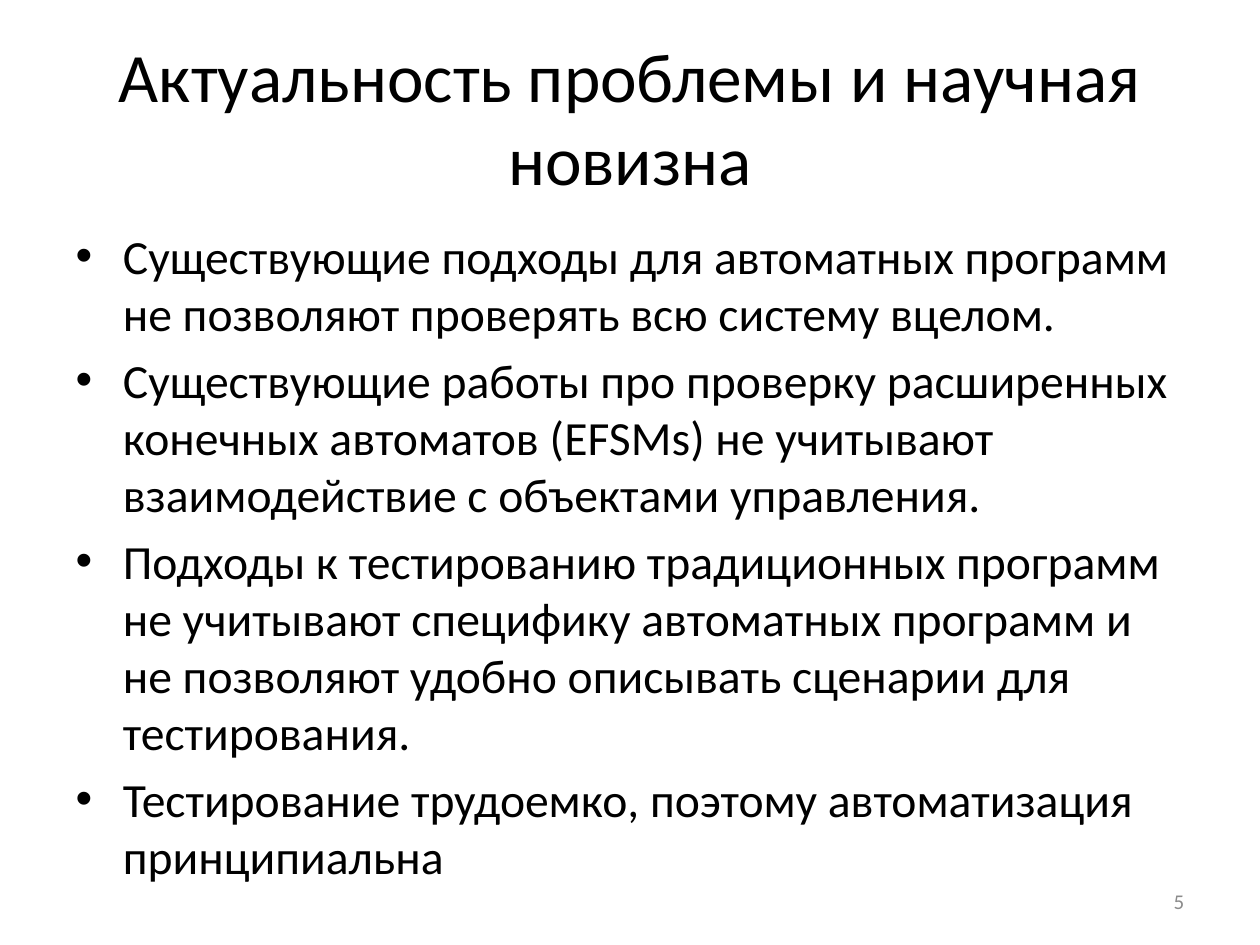
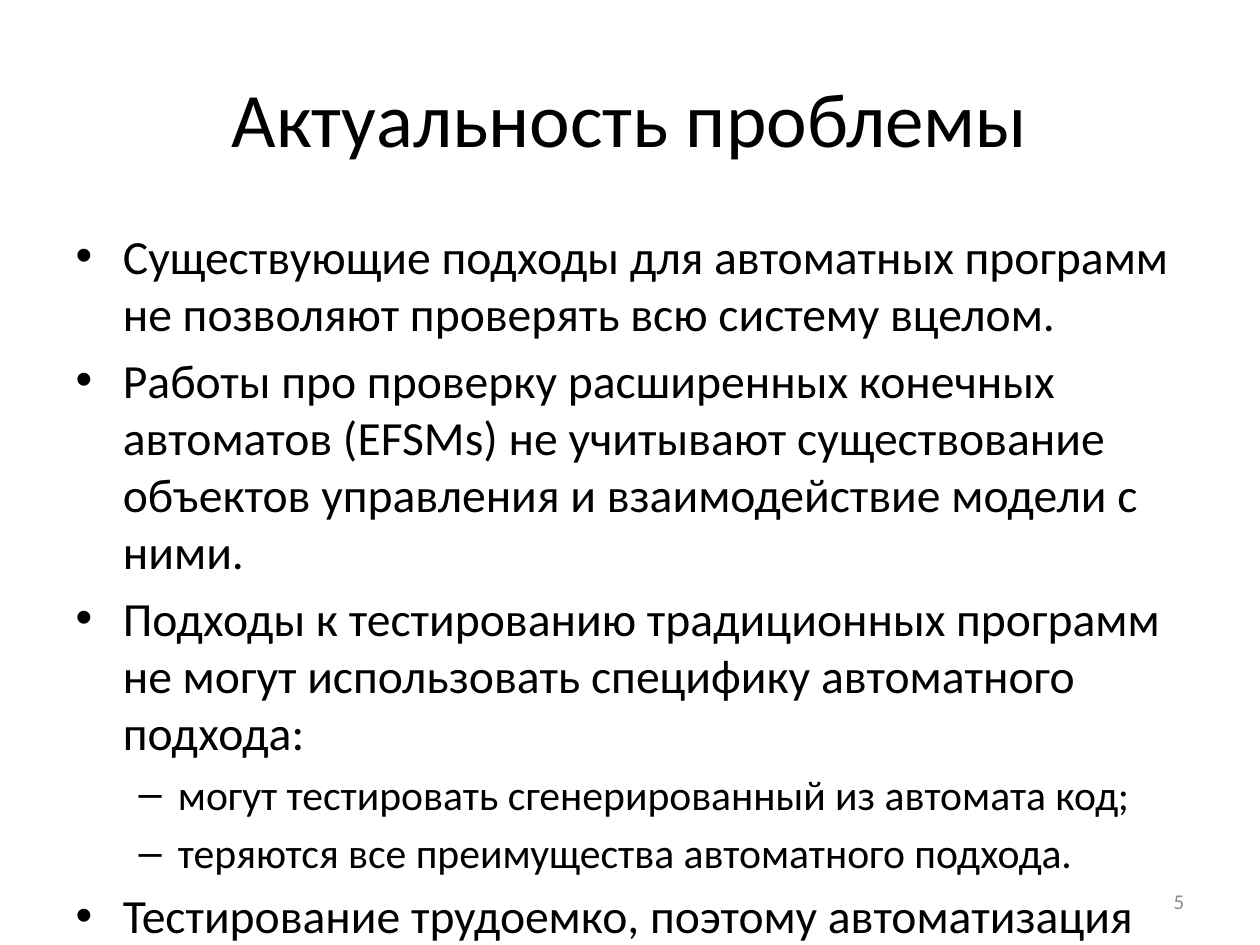
Before and after one commit to nohoper/masters, a slide deck: slide 5 of kmu.pptx. Drawn at 1260x945 pixels with LibreOffice and Linux fonts; fonts in the diff are those of the drawing. Boxes give left, top, right and bottom in pixels: in the first picture for what was removed or moved away, otherwise in the second. Text is boxed around its words. In the diff, an @@ line names an element or a change of style, - is before the commit and + after.

```diff
--- a/kmu.pptx
+++ b/kmu.pptx
@@ title at [232, 94, 1027, 160]: text changed; size 39.6 to 44 pt @@
-Актуальность проблемы и научная новизна
+Актуальность проблемы
@@ text at [123, 365, 1160, 875]: text changed @@
-• Существующие работы про проверку расширенных конечных автоматов (EFSMs) не учитывают взаимодействие с объектами управления.
-• Подходы к тестированию традиционных программ не учитывают специфику автоматных программ и не позволяют удобно описывать сценарии для тестирования.
-• Тестирование трудоемко, поэтому автоматизация принципиальна
+• Работы про проверку расширенных конечных автоматов (EFSMs) не учитывают существование объектов управления и взаимодействие модели с ними.
+• Подходы к тестированию традиционных программ не могут использовать специфику автоматного подхода:
+  – могут тестировать сгенерированный из автомата код;
+  – теряются все преимущества автоматного подхода.
+• Тестирование трудоемко, поэтому автоматизация принципиальна.
```
Also in this commit, not shown: 15 other slides changed, 4 slides added, 1 slide removed.
